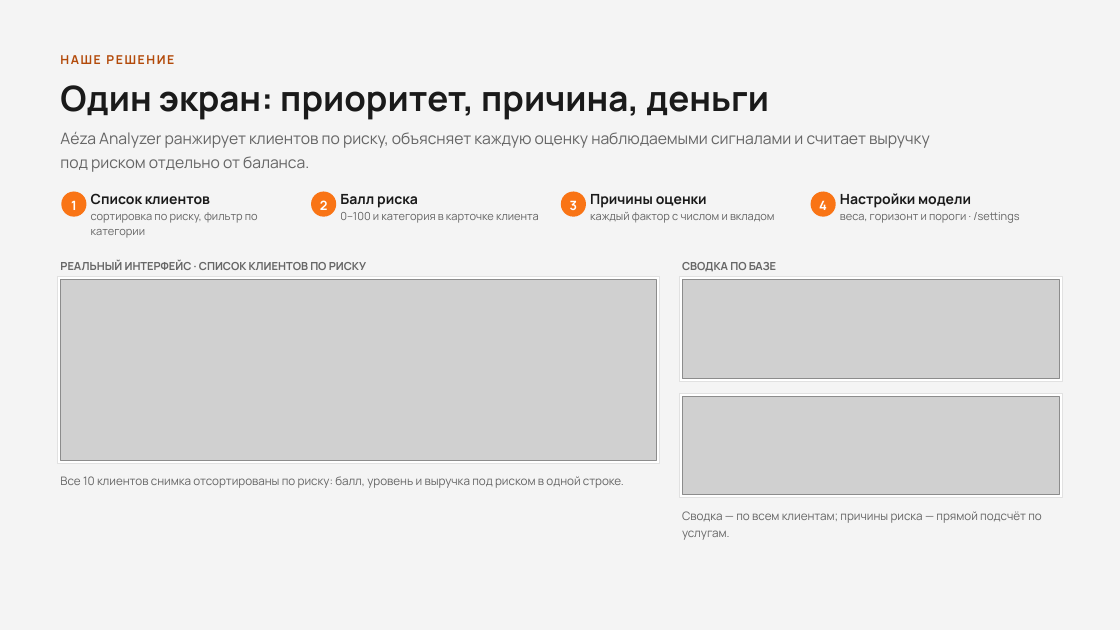
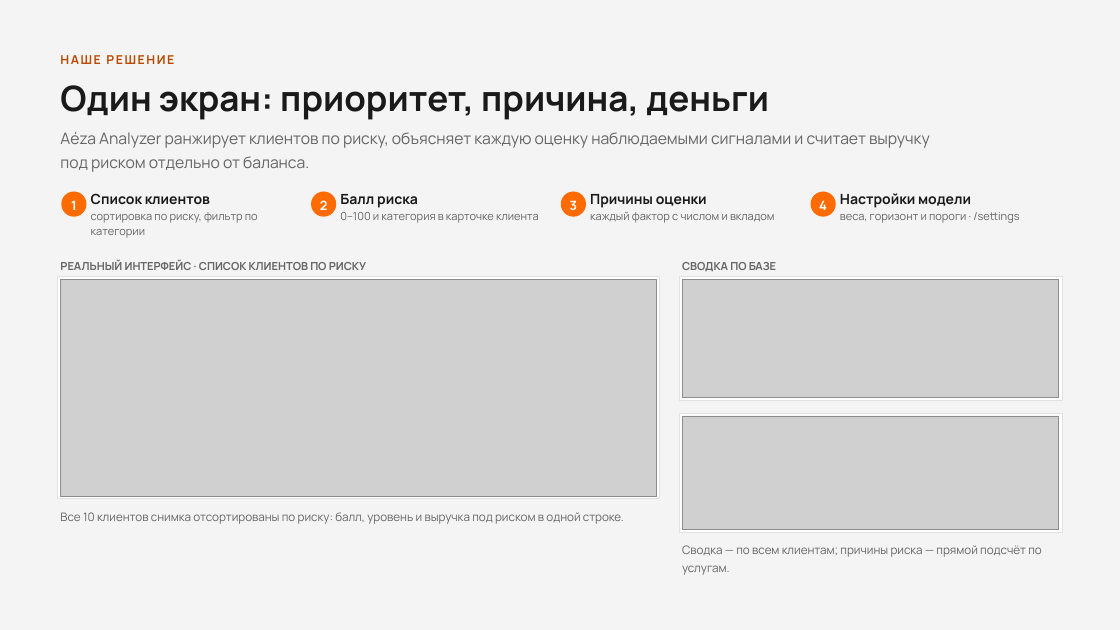
Before and after one commit to Pixelminds-hub/aeza-analizer, a slide deck: slide 3 of aeza_hackathon_osen_2026.pptx. Drawn at 1120x630 pixels with LibreOffice and Linux fonts; fonts in the diff are those of the drawing; grey boxes stand for pictures. Boxes give left, top, right and bottom in pixels: in the first picture for what was removed or moved away, otherwise in the second. Text is boxed around its words. In the diff, an @@ line names an element or a change of style, - is before the commit and + after.

```diff
--- a/aeza_hackathon_osen_2026.pptx
+++ b/aeza_hackathon_osen_2026.pptx
@@ fill #F97415 to #FF6B00 in 4 elements at box(61, 192, 87, 217), box(311, 192, 336, 217), box(561, 192, 586, 217), box(811, 192, 836, 217) @@
@@ rectangle: place and size @@
-rectangle at box(58, 276, 660, 463)
+rectangle at box(58, 276, 660, 498)
@@ picture: place and size @@
-picture at box(60, 280, 656, 460)
+picture at box(60, 280, 657, 496)
@@ rectangle: place and size @@
-rectangle at box(680, 276, 1063, 381)
+rectangle at box(680, 276, 1063, 400)
@@ picture: place and size @@
-picture at box(682, 280, 1060, 378)
+picture at box(682, 280, 1059, 397)
@@ rectangle: place and size @@
-rectangle at box(680, 394, 1063, 497)
+rectangle at box(680, 413, 1063, 533)
@@ picture: place and size @@
-picture at box(682, 397, 1060, 494)
+picture at box(682, 416, 1060, 529)
@@ text "Все 10 клиентов снимка отсортированы ...": place and size @@
-text "Все 10 клиентов снимка отсортированы ..." at box(60, 476, 624, 488)
+text "Все 10 клиентов снимка отсортированы ..." at box(60, 512, 624, 524)
@@ text "Сводка — по всем клиентам; ...": place and size @@
-text "Сводка — по всем клиентам; ..." at box(682, 511, 1042, 540)
+text "Сводка — по всем клиентам; ..." at box(682, 545, 1042, 575)
```
Also in this commit, not shown: 9 other slides changed, 16 other files.
